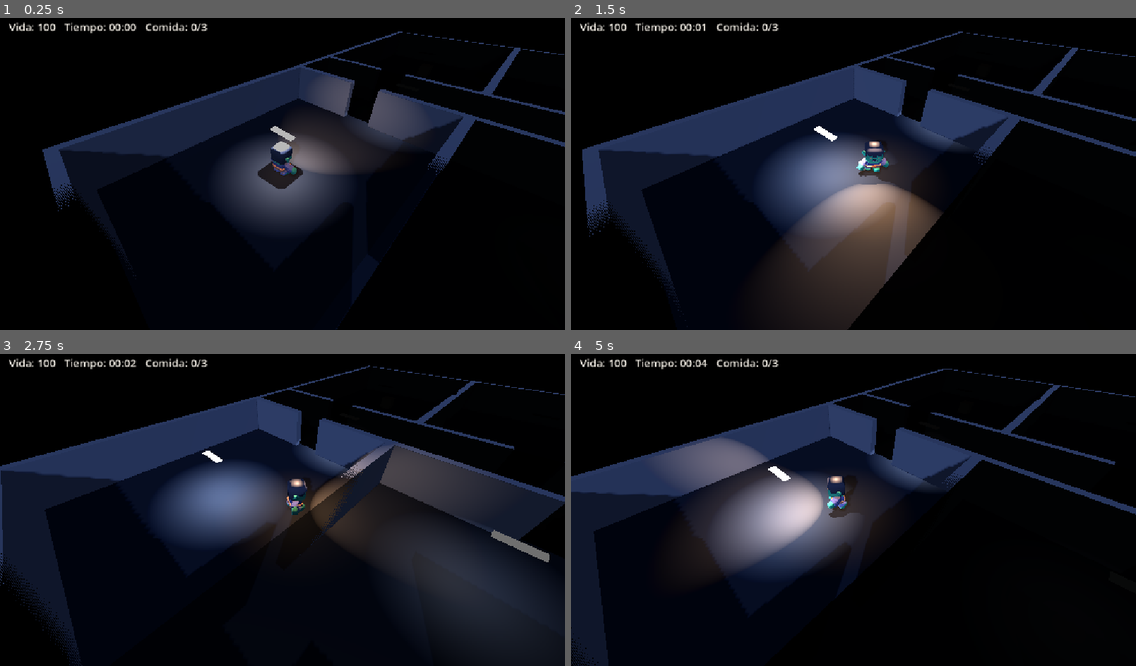
Above: before the commit, frames 1-4 (two rows, left to right).
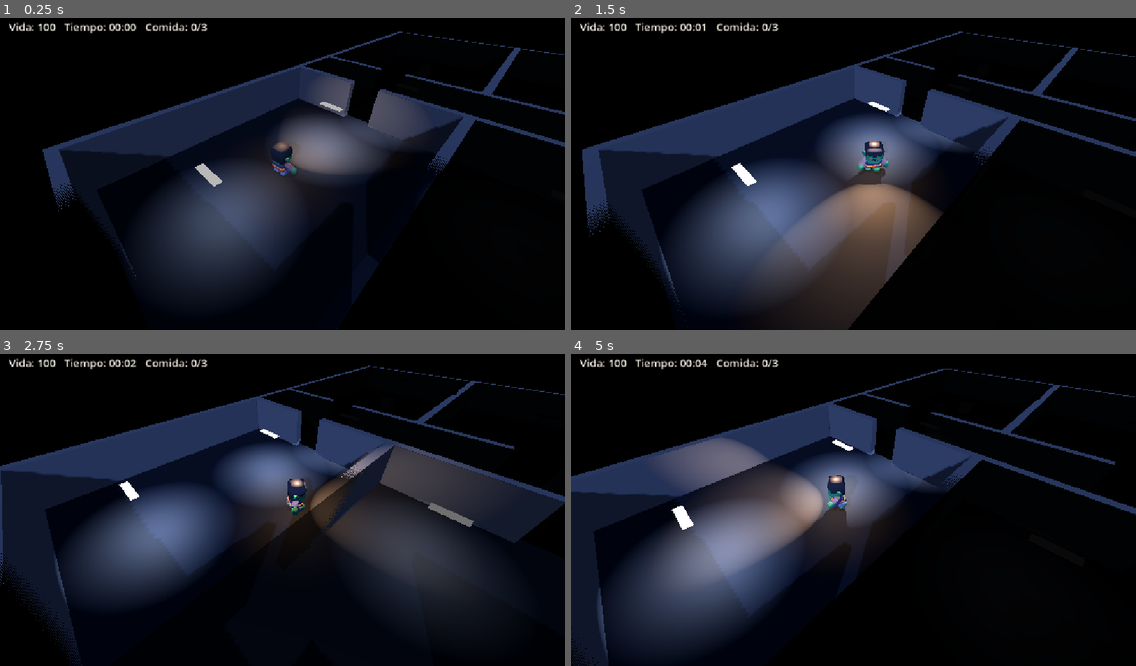
Above: after the commit, the same moments.

Repository: SofiaRubiano10/Zombivors_4to
Game: Godot game, scene res://main.tscn
Two runs of this game, one before a commit and one after it. Both use one fixed random seed, a clock stepped at 60 frames per second and the inputs below.
Inputs:
- Up to frame 1 (0.25 s): no input
- Up to frame 2 (1.5 s): hold D (move_right) 0.53-1.28 s; hold Shift (correr) 0.53-1.28 s; hold S (move_down) from 1.28 s (still down); tap E (interactuar) at 1.35 s
- Up to frame 3 (2.75 s): release S (move_down) at 2.03 s; hold D (move_right) from 2.03 s (still down); tap F at 2.1 s
- Up to frame 4 (5 s): release D (move_right) at 2.78 s; hold W (move_up) 2.78-3.53 s; tap G at 2.85 s; hold A (move_left) from 3.53 s (still down); tap T at 3.6 s; tap Shift (correr) at 4.35 s

The runs differ from the first frame. In frame 1, 11% of the frame differs, in the area x 21-67%, y 26-89%; in frame 2, 14%; in frame 3, 15%; in frame 4, 15%, in the area x 4-59%, y 27-97%.

Commit message:
Iluminación por salas
Cada sala tiene ahora su propia luz: recepción, oficina A, gerencia y el lado norte del área abierta quedan iluminadas con dos lámparas; la oficina B y parte del pasillo quedan en penumbra con lámparas dañadas más débiles, y la sala de juntas, el sur del área abierta y el archivo quedan a oscuras. La idea es que lo mejor (el cerebro) esté donde menos se ve. Subí el límite de luces por objeto porque el suelo es una sola pieza y con 8 se apagaban lámparas.

Co-authored-by: SofiaRubiano10 <10sofiarubiano@gmail.com>

Diff:
--- a/main.tscn
+++ b/main.tscn
@@ -563,37 +563,50 @@
 
 [node name="Lamparas" type="Node3D" parent="."]
 
-[node name="OficinaA" parent="Lamparas" instance=ExtResource("21_lampara")]
-transform = Transform3D(1, 0, 0, 0, 1, 0, 0, 0, 1, -18, 2.5, -10)
+[node name="RecepcionNorte" parent="Lamparas" instance=ExtResource("21_lampara")]
+transform = Transform3D(1, 0, 0, 0, 1, 0, 0, 0, 1, -18, 2.5, 6)
+
+[node name="RecepcionSur" parent="Lamparas" instance=ExtResource("21_lampara")]
+transform = Transform3D(1, 0, 0, 0, 1, 0, 0, 0, 1, -18, 2.5, 14)
+
+[node name="OficinaANorte" parent="Lamparas" instance=ExtResource("21_lampara")]
+transform = Transform3D(1, 0, 0, 0, 1, 0, 0, 0, 1, -18, 2.5, -14)
+
+[node name="OficinaASur" parent="Lamparas" instance=ExtResource("21_lampara")]
+transform = Transform3D(1, 0, 0, 0, 1, 0, 0, 0, 1, -18, 2.5, -6)
+
+[node name="GerenciaNorte" parent="Lamparas" instance=ExtResource("21_lampara")]
+transform = Transform3D(1, 0, 0, 0, 1, 0, 0, 0, 1, 18, 2.5, -14)
+
+[node name="GerenciaSur" parent="Lamparas" instance=ExtResource("21_lampara")]
+transform = Transform3D(1, 0, 0, 0, 1, 0, 0, 0, 1, 18, 2.5, -6)
+
+[node name="AreaAbiertaOeste" parent="Lamparas" instance=ExtResource("21_lampara")]
+transform = Transform3D(1, 0, 0, 0, 1, 0, 0, 0, 1, -8, 2.5, 6)
+
+[node name="AreaAbiertaEste" parent="Lamparas" instance=ExtResource("21_lampara")]
+transform = Transform3D(1, 0, 0, 0, 1, 0, 0, 0, 1, 2, 2.5, 6)
 
 [node name="OficinaB" parent="Lamparas" instance=ExtResource("21_lampara")]
 transform = Transform3D(1, 0, 0, 0, 1, 0, 0, 0, 1, -6, 2.5, -10)
 estado = 1
+energia = 4.0
+
+[node name="PasilloOeste" parent="Lamparas" instance=ExtResource("21_lampara")]
+transform = Transform3D(1, 0, 0, 0, 1, 0, 0, 0, 1, -16, 2.5, 0)
+
+[node name="PasilloCentro" parent="Lamparas" instance=ExtResource("21_lampara")]
+transform = Transform3D(1, 0, 0, 0, 1, 0, 0, 0, 1, 0, 2.5, 0)
+estado = 2
+
+[node name="PasilloEste" parent="Lamparas" instance=ExtResource("21_lampara")]
+transform = Transform3D(1, 0, 0, 0, 1, 0, 0, 0, 1, 16, 2.5, 0)
+estado = 1
+energia = 4.0
 
 [node name="Juntas" parent="Lamparas" instance=ExtResource("21_lampara")]
 transform = Transform3D(1, 0, 0, 0, 1, 0, 0, 0, 1, 6, 2.5, -10)
 estado = 2
-
-[node name="Gerencia" parent="Lamparas" instance=ExtResource("21_lampara")]
-transform = Transform3D(1, 0, 0, 0, 1, 0, 0, 0, 1, 18, 2.5, -10)
-
-[node name="PasilloOeste" parent="Lamparas" instance=ExtResource("21_lampara")]
-transform = Transform3D(1, 0, 0, 0, 1, 0, 0, 0, 1, -16, 2.5, 0)
-estado = 1
-
-[node name="PasilloCentro" parent="Lamparas" instance=ExtResource("21_lampara")]
-transform = Transform3D(1, 0, 0, 0, 1, 0, 0, 0, 1, 0, 2.5, 0)
-estado = 2
-
-[node name="PasilloEste" parent="Lamparas" instance=ExtResource("21_lampara")]
-transform = Transform3D(1, 0, 0, 0, 1, 0, 0, 0, 1, 16, 2.5, 0)
-
-[node name="Recepcion" parent="Lamparas" instance=ExtResource("21_lampara")]
-transform = Transform3D(1, 0, 0, 0, 1, 0, 0, 0, 1, -18, 2.5, 10)
-
-[node name="AreaAbiertaNorte" parent="Lamparas" instance=ExtResource("21_lampara")]
-transform = Transform3D(1, 0, 0, 0, 1, 0, 0, 0, 1, -6, 2.5, 6)
-estado = 1
 
 [node name="AreaAbiertaSur" parent="Lamparas" instance=ExtResource("21_lampara")]
 transform = Transform3D(1, 0, 0, 0, 1, 0, 0, 0, 1, 5, 2.5, 14)
--- a/project.godot
+++ b/project.godot
@@ -66,3 +66,4 @@
 rendering_device/driver.windows="d3d12"
 renderer/rendering_method="gl_compatibility"
 renderer/rendering_method.mobile="gl_compatibility"
+limits/opengl/max_lights_per_object=16
